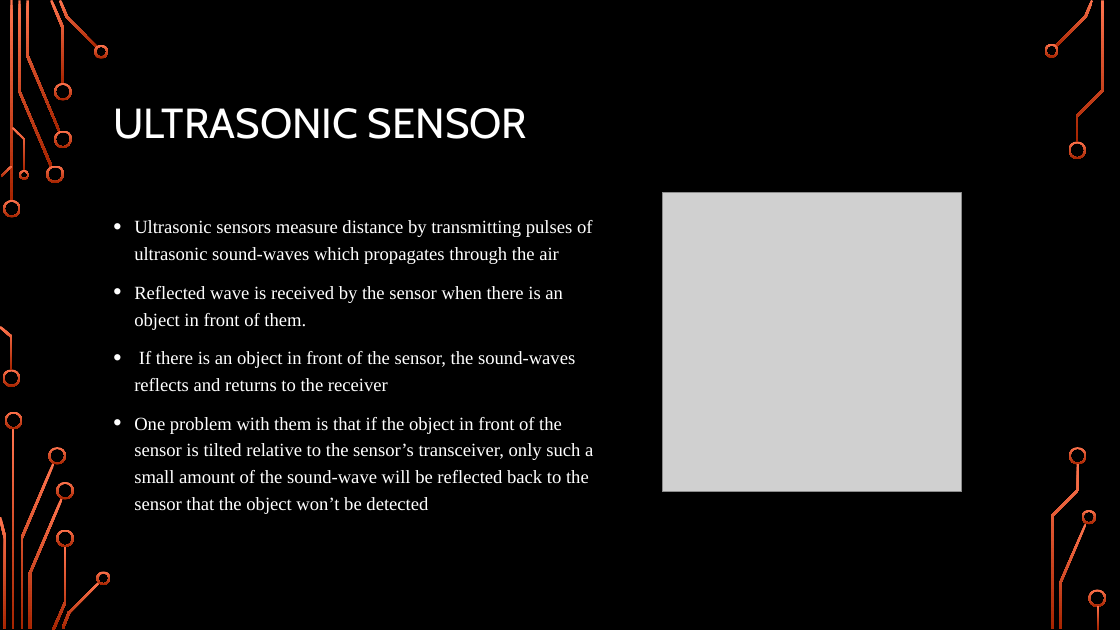
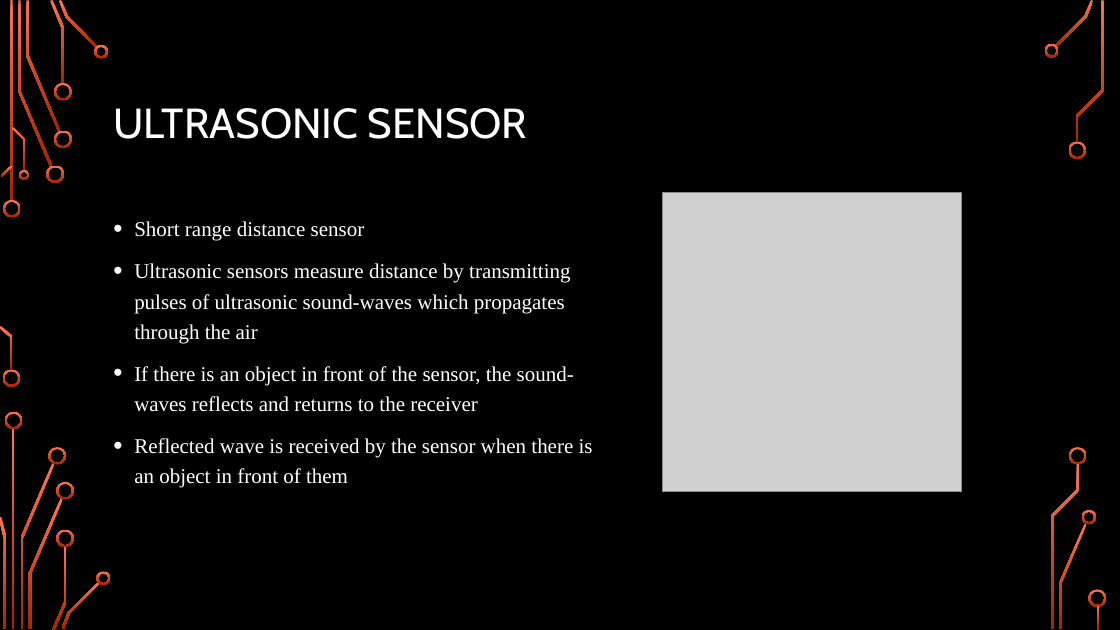
Before and after one commit to ChethanPutran/Obstacle-Avoiding-Robot, a slide deck: slide 5 of Obstacle Avoiding Robot.pptx (slide 4 before the commit). Drawn at 1120x630 pixels with LibreOffice and Linux fonts; fonts in the diff are those of the drawing; grey boxes stand for pictures; background and template pictures are left out. Boxes give left, top, right and bottom in pixels: in the first picture for what was removed or moved away, otherwise in the second. Text is boxed around its words. In the diff, an @@ line names an element or a change of style, - is before the commit and + after.

```diff
--- a/Obstacle Avoiding Robot.pptx
+++ b/Obstacle Avoiding Robot.pptx
@@ text at (134, 221, 365, 241): paragraph added @@
+• Short range distance sensor
@@ text at (134, 263, 574, 412): size 16 to 18 pt in "Ultrasonic sensors measure distance by transmitting pulses ...", "If there is an object in front ..." @@
@@ text at (134, 286, 563, 330): paragraph removed @@
-• Reflected wave is received by the sensor when there is an object in front of them.
@@ text at (134, 438, 593, 488): text changed; size 16 to 18 pt @@
-• One problem with them is that if the object in front of the sensor is tilted relative to the sensor’s transceiver, only such a small amount of the sound-wave will be reflected back to the sensor that the object won’t be detected
+• Reflected wave is received by the sensor when there is an object in front of them
```
Also in this commit, not shown: 6 other slides changed, 2 slides added, 1 slide removed, 35 other files.
